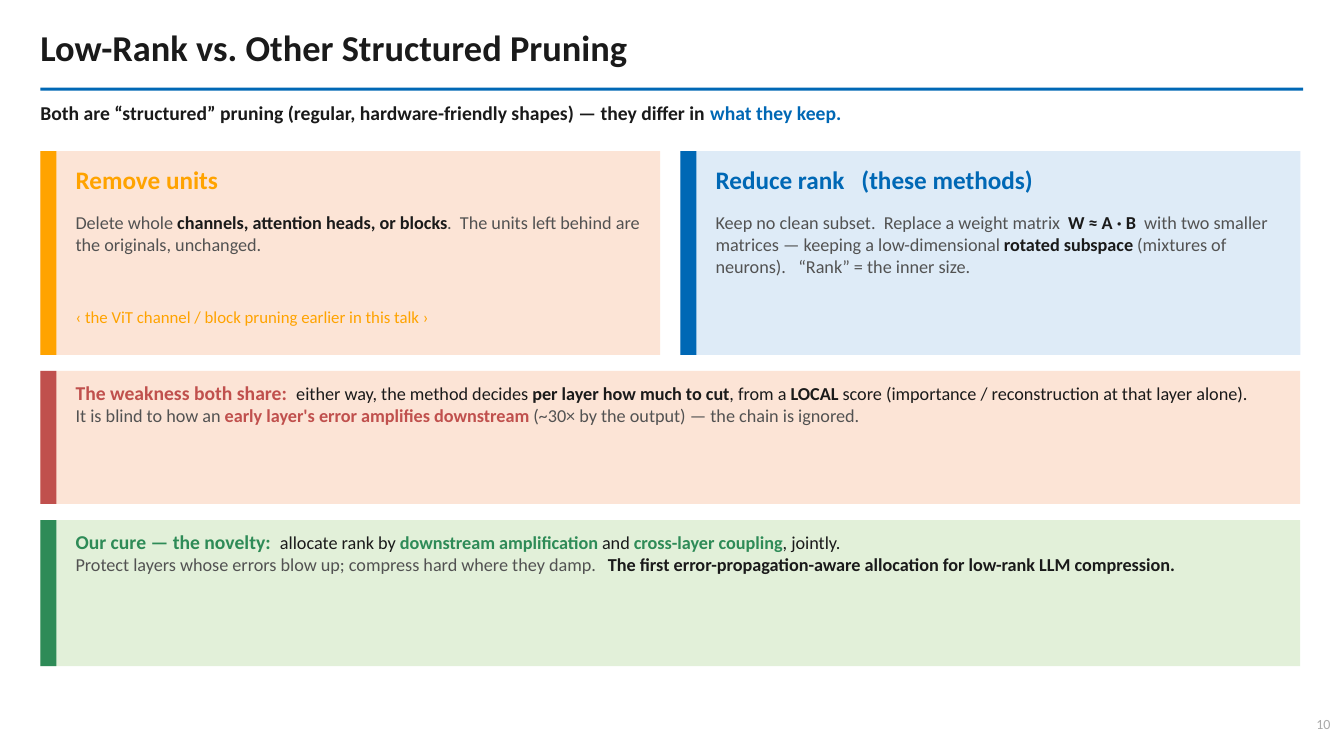
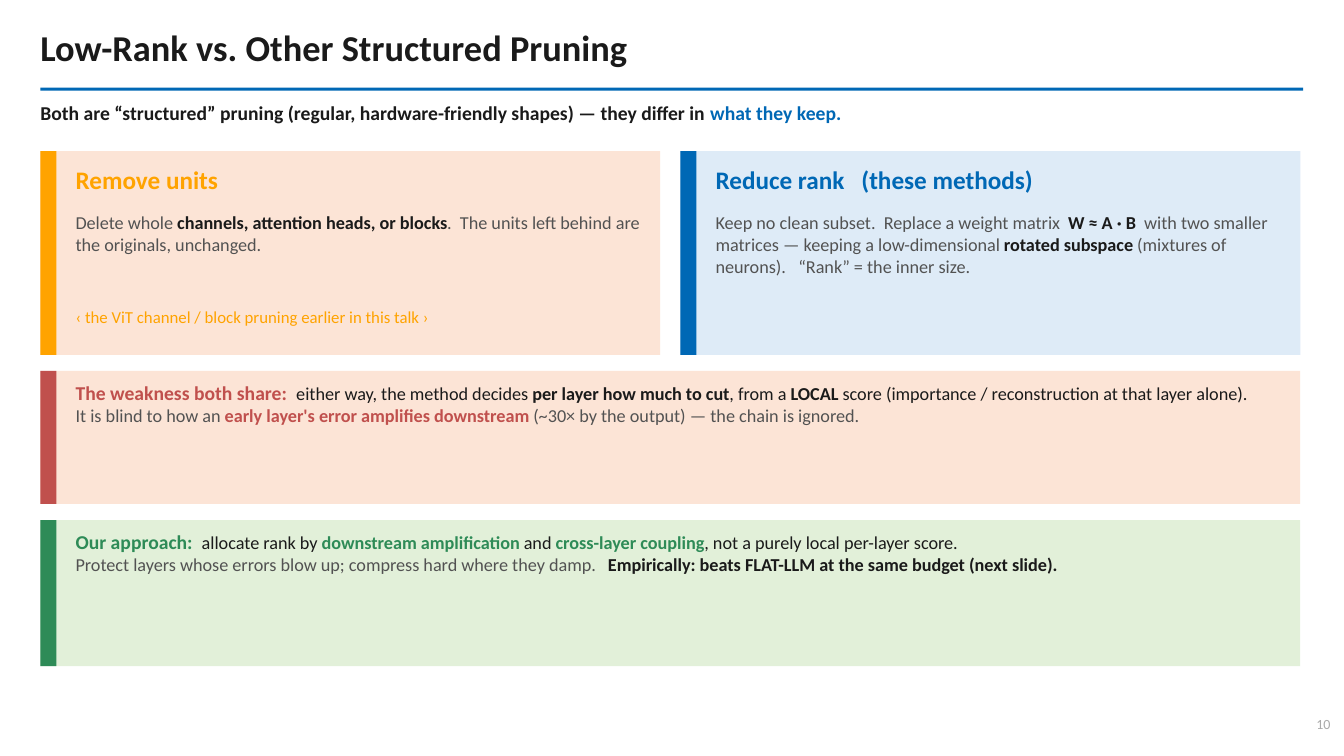
Before and after one commit to shahrzadesmat/HyperGraph, a slide deck: slide 11 of hypergraph_slides.pptx. Drawn at 1344x756 pixels with LibreOffice and Linux fonts; fonts in the diff are those of the drawing. Boxes give left, top, right and bottom in pixels: in the first picture for what was removed or moved away, otherwise in the second. Text is boxed around its words. In the diff, an @@ line names an element or a change of style, - is before the commit and + after.

```diff
--- a/hypergraph_slides.pptx
+++ b/hypergraph_slides.pptx
@@ text at [76, 535, 1058, 574]: text changed @@
-Our cure — the novelty: allocate rank by downstream amplification and cross-layer coupling, jointly.
-Protect layers whose errors blow up; compress hard where they damp. The first error-propagation-aware allocation for low-rank LLM compression.
+Our approach: allocate rank by downstream amplification and cross-layer coupling, not a purely local per-layer score.
+Protect layers whose errors blow up; compress hard where they damp. Empirically: beats FLAT-LLM at the same budget (next slide).
```
Also in this commit, not shown: 1 other file.
